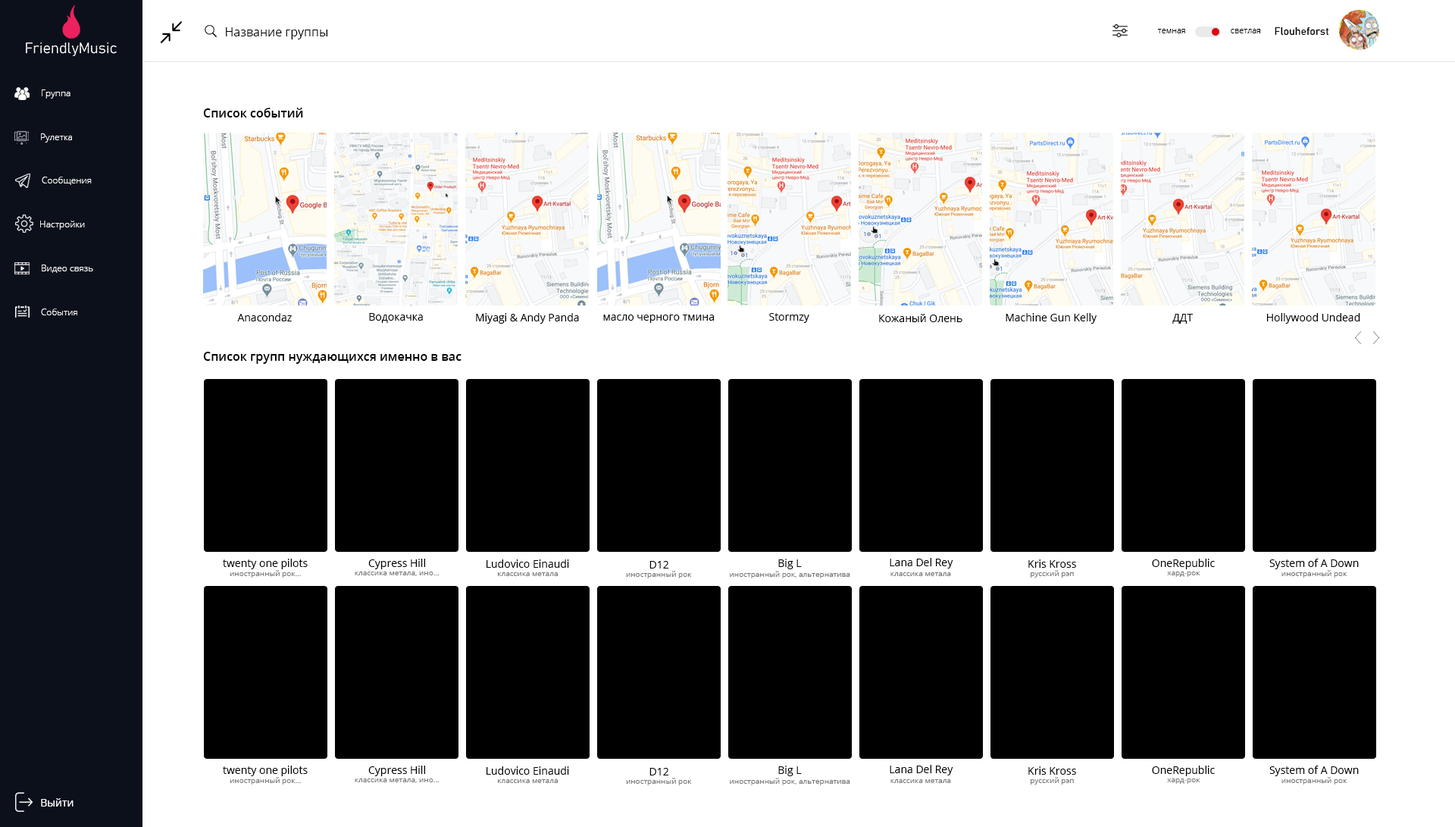
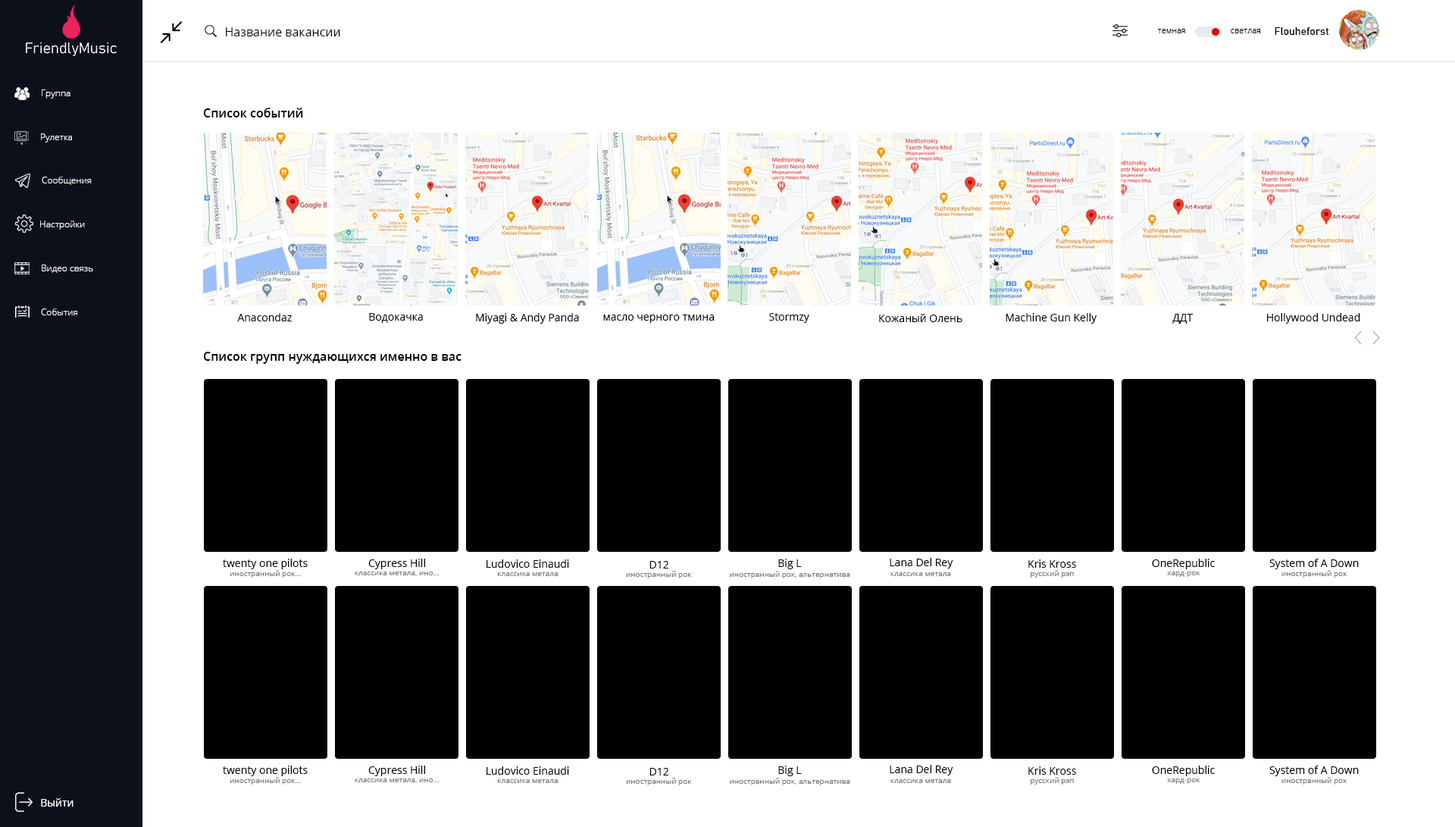
Revision of a layered w=1455, h=827 image; what changed, layer by layer:
renamed "Название группы" to "Название вакансии", painted on it over [286, 29, 341, 40]
